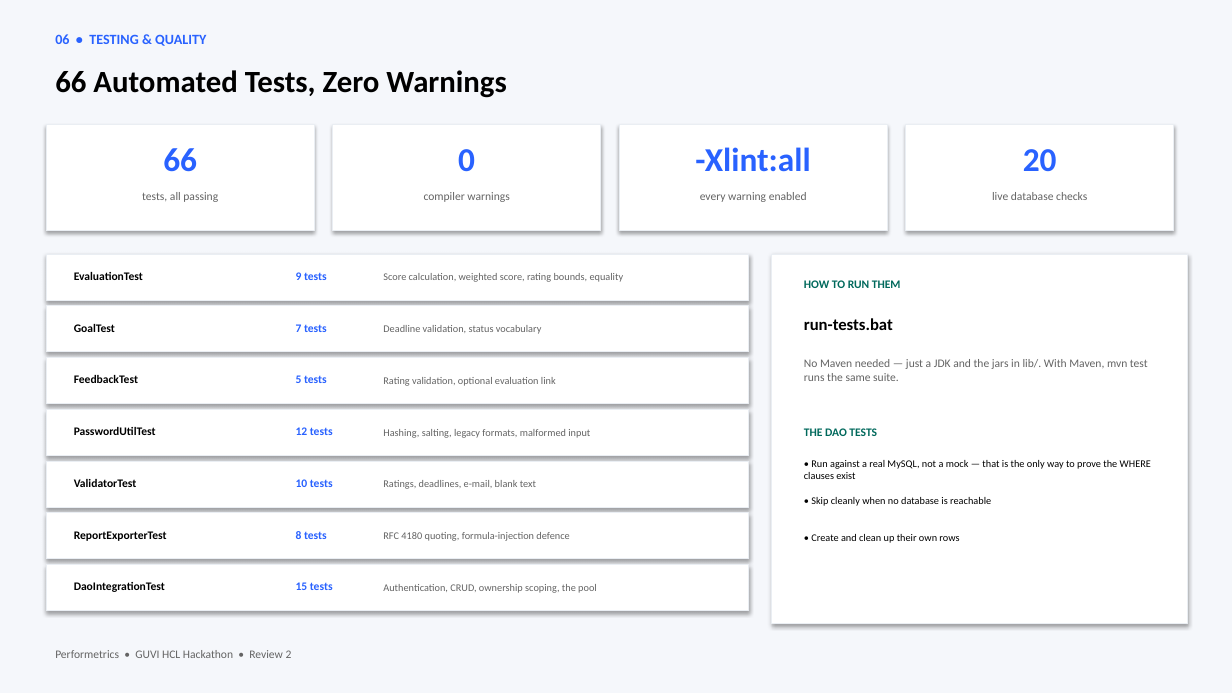
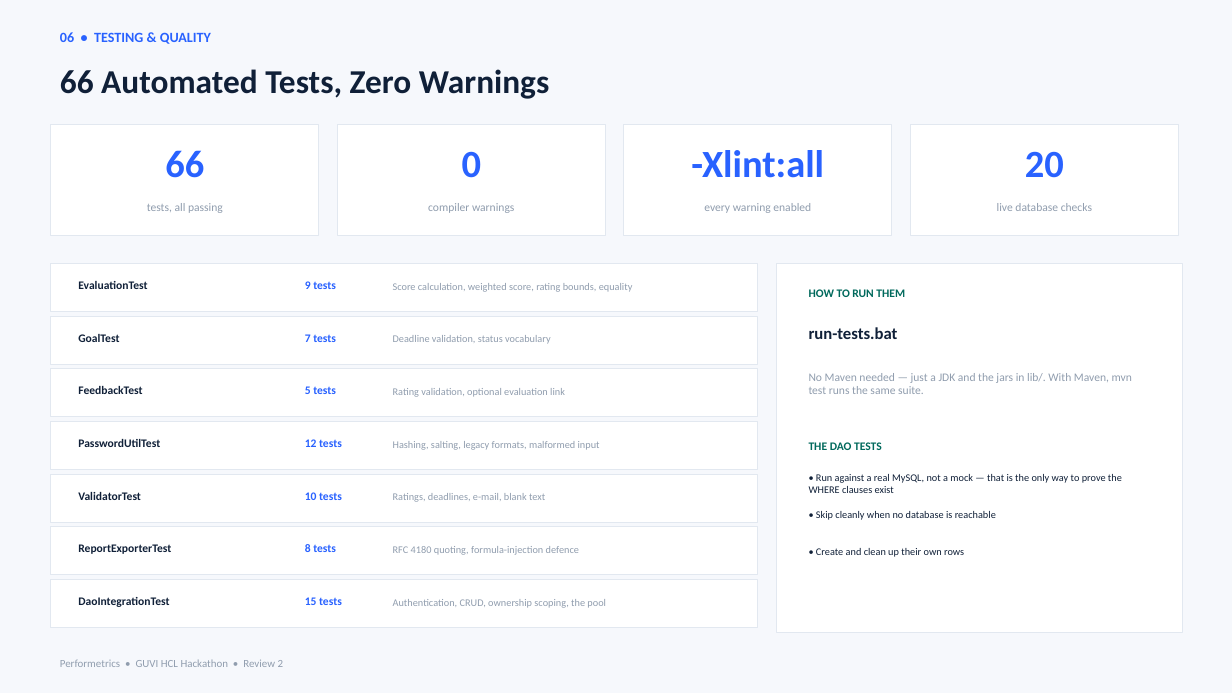
Before and after one commit to Harshitsingh798/EmployeePerformanceSystem, a slide deck: slide 7 of docs/Review2_Final_Performetrics.pptx. Drawn at 1232x693 pixels with LibreOffice and Linux fonts; fonts in the diff are those of the drawing. Boxes give left, top, right and bottom in pixels: in the first picture for what was removed or moved away, otherwise in the second. Text is boxed around its words. In the diff, an @@ line names an element or a change of style, - is before the commit and + after.

Commit message:
Complete Employee Performance System audit, tests, and Review 2 PPT

```diff
--- a/docs/Review2_Final_Performetrics.pptx
+++ b/docs/Review2_Final_Performetrics.pptx
@@ background #F5F7FB to #F6F8FC @@
@@ text "06 • TESTING & QUALITY": place and size @@
-text "06 • TESTING & QUALITY" at [55, 34, 206, 46]
+text "06 • TESTING & QUALITY" at [60, 32, 211, 44]
@@ text "66 Automated Tests, Zero Warnings" at [60, 69, 549, 99]: size 24 to 26 pt, text colour #000000 to #102038 @@
@@ rectangle: place and size @@
-rectangle at [46, 125, 314, 231]
+rectangle at [51, 125, 319, 236]
@@ rectangle: place and size @@
-rectangle at [333, 125, 601, 231]
+rectangle at [337, 125, 605, 236]
@@ rectangle: place and size @@
-rectangle at [619, 125, 887, 231]
+rectangle at [624, 125, 892, 236]
@@ size 26 to 30 pt in 4 elements at [165, 150, 204, 178], [462, 151, 481, 178], [691, 150, 824, 178], [1025, 151, 1064, 178] @@
@@ rectangle: place and size @@
-rectangle at [906, 125, 1174, 231]
+rectangle at [910, 125, 1178, 236]
@@ rectangle: place and size @@
-rectangle at [46, 254, 749, 300]
+rectangle at [51, 263, 758, 311]
@@ rectangle: place and size @@
-rectangle at [772, 254, 1188, 624]
+rectangle at [776, 263, 1183, 633]
@@ text "HOW TO RUN THEM": place and size @@
-text "HOW TO RUN THEM" at [804, 280, 901, 288]
+text "HOW TO RUN THEM" at [809, 289, 905, 297]
@@ rectangle: place and size @@
-rectangle at [46, 306, 749, 352]
+rectangle at [51, 316, 758, 364]
@@ text "run-tests.bat": place and size @@
-text "run-tests.bat" at [804, 318, 893, 330]
+text "run-tests.bat" at [809, 327, 898, 339]
@@ rectangle: place and size @@
-rectangle at [46, 358, 749, 404]
+rectangle at [51, 369, 758, 417]
@@ text "No Maven needed — just ...": place and size @@
-text "No Maven needed — just ..." at [804, 359, 1148, 381]
+text "No Maven needed — just ..." at [809, 373, 1132, 394]
@@ rectangle: place and size @@
-rectangle at [46, 409, 749, 456]
+rectangle at [51, 421, 758, 470]
@@ 8 texts: place and size @@
-8 texts at [74, 192, 1087, 435]
+8 texts at [78, 203, 1092, 447]
@@ 8 texts: place and size @@
-8 texts at [296, 272, 624, 438]
+8 texts at [305, 281, 633, 450]
@@ text "THE DAO TESTS": place and size @@
-text "THE DAO TESTS" at [804, 428, 877, 436]
+text "THE DAO TESTS" at [809, 442, 882, 450]
@@ rectangle: place and size @@
-rectangle at [46, 461, 749, 507]
+rectangle at [51, 474, 758, 522]
@@ text "• Run against a real ...": place and size @@
-text "• Run against a real ..." at [804, 460, 1151, 479]
+text "• Run against a real ..." at [809, 474, 1122, 493]
@@ text colour #000000 to #102038 in 11 elements at [78, 281, 147, 289], [78, 334, 119, 342], [809, 327, 898, 339], [78, 386, 142, 394], [78, 439, 160, 447], [78, 492, 141, 500], [78, 544, 171, 554], [78, 597, 169, 607], [809, 474, 1122, 493], [816, 548, 964, 557], [816, 511, 996, 520] @@
@@ text "• Skip cleanly when no ...": place and size @@
-text "• Skip cleanly when no ..." at [811, 497, 991, 506]
+text "• Skip cleanly when no ..." at [816, 511, 996, 520]
@@ rectangle: place and size @@
-rectangle at [46, 513, 749, 559]
+rectangle at [51, 527, 758, 575]
@@ text "• Create and clean up ...": place and size @@
-text "• Create and clean up ..." at [811, 534, 959, 543]
+text "• Create and clean up ..." at [816, 548, 964, 557]
@@ outline #EAEEF3 0.75 pt to #E2E8F0 0.75 pt; shadow off in 12 elements at [51, 125, 319, 236], [337, 125, 605, 236], [624, 125, 892, 236], [910, 125, 1178, 236], [776, 263, 1183, 633], [51, 263, 758, 311], [51, 316, 758, 364], [51, 369, 758, 417], [51, 421, 758, 470], [51, 474, 758, 522], [51, 527, 758, 575], [51, 579, 758, 628] @@
@@ rectangle: place and size @@
-rectangle at [46, 565, 749, 611]
+rectangle at [51, 579, 758, 628]
@@ 3 texts: place and size @@
-3 texts at [74, 479, 167, 592]
+3 texts at [78, 492, 171, 607]
@@ 6 texts: place and size @@
-6 texts at [296, 479, 597, 593]
+6 texts at [305, 492, 606, 608]
@@ text colour #646464 to #909DAE in 12 elements at [147, 203, 223, 213], [428, 203, 514, 213], [704, 203, 811, 213], [997, 203, 1092, 211], [393, 283, 633, 292], [393, 335, 551, 344], [393, 388, 565, 397], [393, 441, 600, 450], [809, 373, 1132, 394], [393, 493, 545, 502], [393, 546, 579, 555], [393, 599, 606, 608] @@
@@ text "Performetrics • GUVI HCL Hackathon ...": place and size @@
-text "Performetrics • GUVI HCL Hackathon ..." at [55, 650, 292, 658]
+text "Performetrics • GUVI HCL Hackathon ..." at [60, 659, 284, 667]
@@ text "Performetrics • GUVI HCL Hackathon ..." at [60, 659, 284, 667]: size 9 to 8.5 pt, text colour #646464 to #909DAE @@
```
Also in this commit, not shown: 9 other slides changed, 1 other file.
